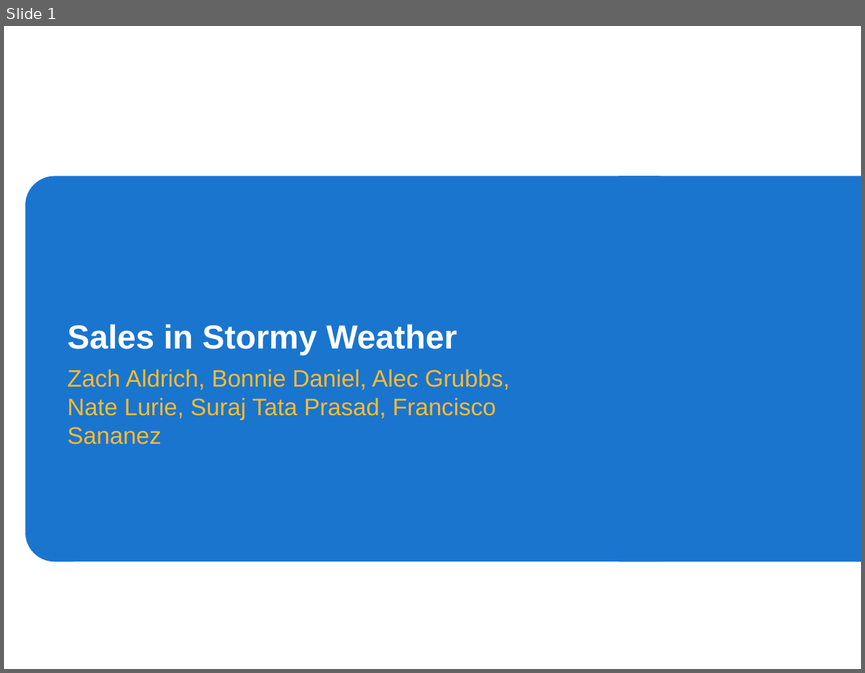
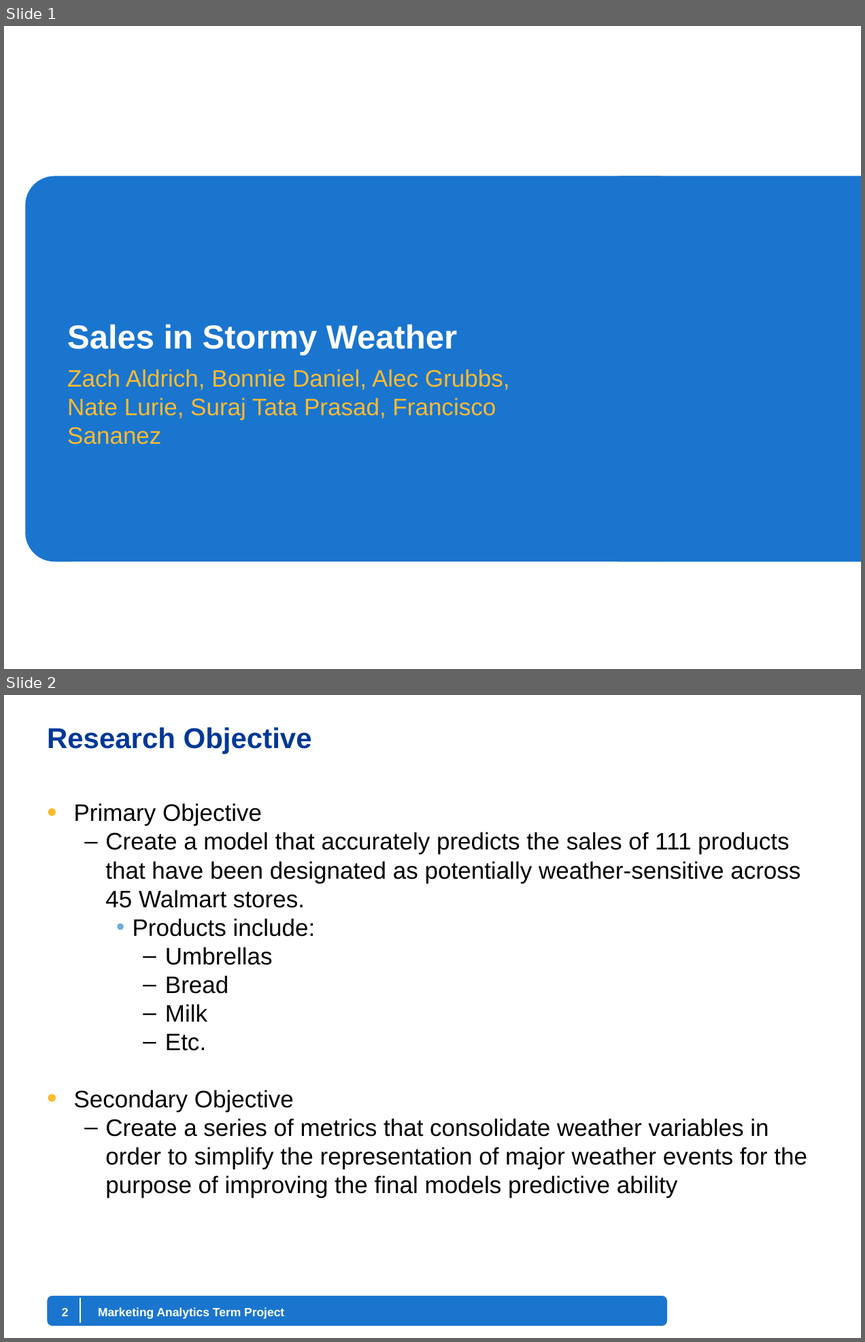
Before and after one commit to amacgrubbs/My-Stats-Class, a slide deck: Walmart_Powerpoint_Template.pptx. Shown one above the other, each under a label of ours: slide 1 before the commit, slides 1 and 2 after it. The pictures are 865x673 and 865x1342 pixels, drawn with LibreOffice and Linux fonts; fonts in the diff are those of the drawing; background and template pictures are left out. Boxes give left, top, right and bottom in pixels: in the first picture for what was removed or moved away, otherwise in the second. Text is boxed around its words. In the diff, an @@ line names an element or a change of style, - is before the commit and + after.

```diff
--- a/Walmart_Powerpoint_Template.pptx
+++ b/Walmart_Powerpoint_Template.pptx
@@ slide 2 added at (4, 695, 861, 1338), background #FFFFFF @@
@@ title added at (47, 727, 312, 754), 24 pt, text #003896, bold @@
+Research Objective
@@ text added at (74, 803, 807, 1197), 20 pt, text #000000 @@
+• Primary Objective
+  – Create a model that accurately predicts the sales of 111 products that have been designated as potentially weather-sensitive across 45 Walmart stores.
+    • Products include:
+      – Umbrellas
+      – Bread
+      – Milk
+      – Etc.
+• Secondary Objective
+  – Create a series of metrics that consolidate weather variables in order to simplify the representation of major weather events for the purpose of improving the final models predictive ability
@@ rounded rectangle added at (47, 1295, 666, 1325), fill #1A75CF @@
@@ line added from (80, 1297) to (80, 1322), #FFFFFF 1 pt @@
@@ page number added at (62, 1307, 69, 1316), 10 pt, text #FFFFFF, bold @@
+2
@@ text added at (98, 1307, 284, 1319), 10 pt, text #FFFFFF, bold @@
+Marketing Analytics Term Project
```
Also in this commit, not shown: 3 other slides added, 1 slide removed, 1 other file.
